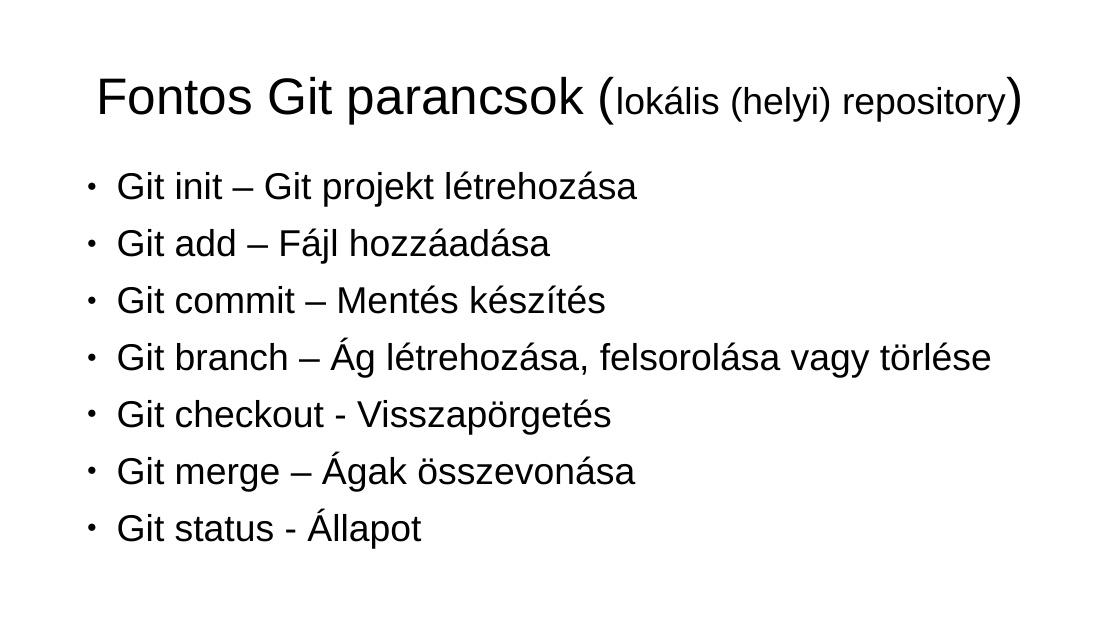
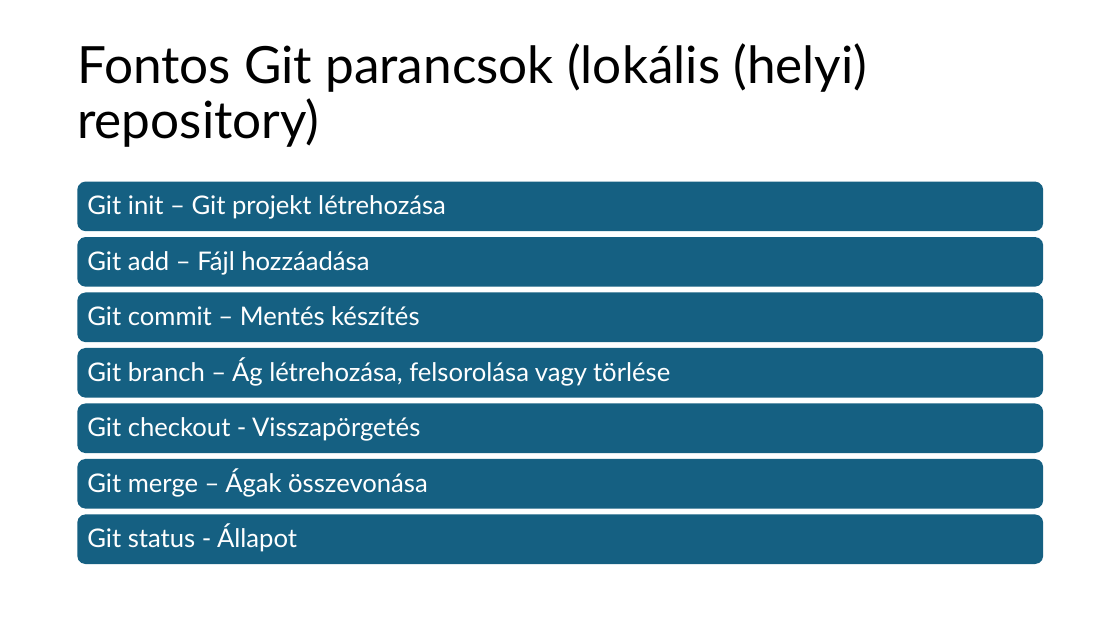
Before and after one commit to Maho-Yoshino/School_Notes, a slide deck: slide 10 of 2025-2026/IKT/github/Github.pptx (slide 11 before the commit). Drawn at 1120x630 pixels with LibreOffice and Linux fonts; fonts in the diff are those of the drawing. Boxes give left, top, right and bottom in pixels: in the first picture for what was removed or moved away, otherwise in the second. Text is boxed around its words. In the diff, an @@ line names an element or a change of style, - is before the commit and + after.

```diff
--- a/2025-2026/IKT/github/Github.pptx
+++ b/2025-2026/IKT/github/Github.pptx
@@ title "Fontos Git parancsok (lokális (helyi) ..." at [77,43,867,147]: size 32 to 44 pt in "(lokális (helyi) repository)"; font Arial to Lato; alignment centre to left; line spacing 1 to 0.9 @@
@@ text removed at [117,171,992,548] @@
-● Git init – Git projekt létrehozása
-● Git add – Fájl hozzáadása
-● Git commit – Mentés készítés
-● Git branch – Ág létrehozása, felsorolása vagy törlése
-● Git checkout - Visszapörgetés
-● Git merge – Ágak összevonása
-● Git status - Állapot
@@ group added at [77,181,1044,564]: 7 rounded rectangles, 7 texts @@
+Git init – Git projekt létrehozása
+Git add – Fájl hozzáadása
+Git commit – Mentés készítés
+Git branch – Ág létrehozása, felsorolása vagy törlése
+Git checkout - Visszapörgetés
+Git merge – Ágak összevonása
+Git status - Állapot
```
Also in this commit, not shown: 6 other slides changed, 3 other files.
